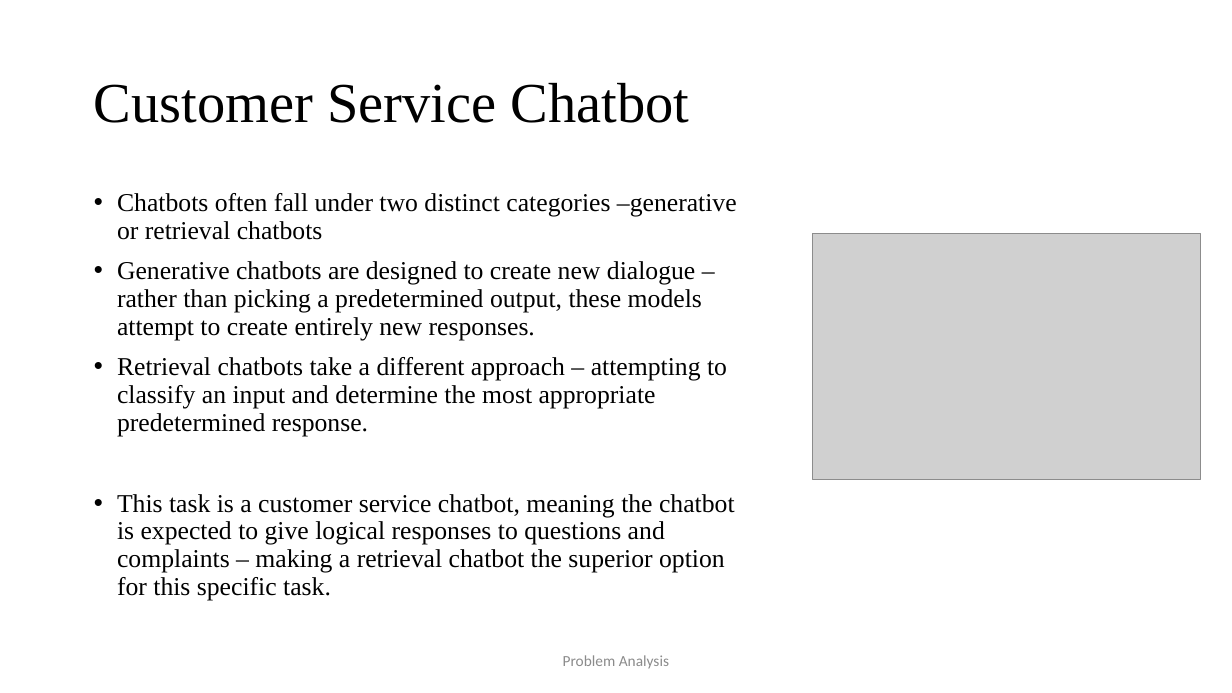
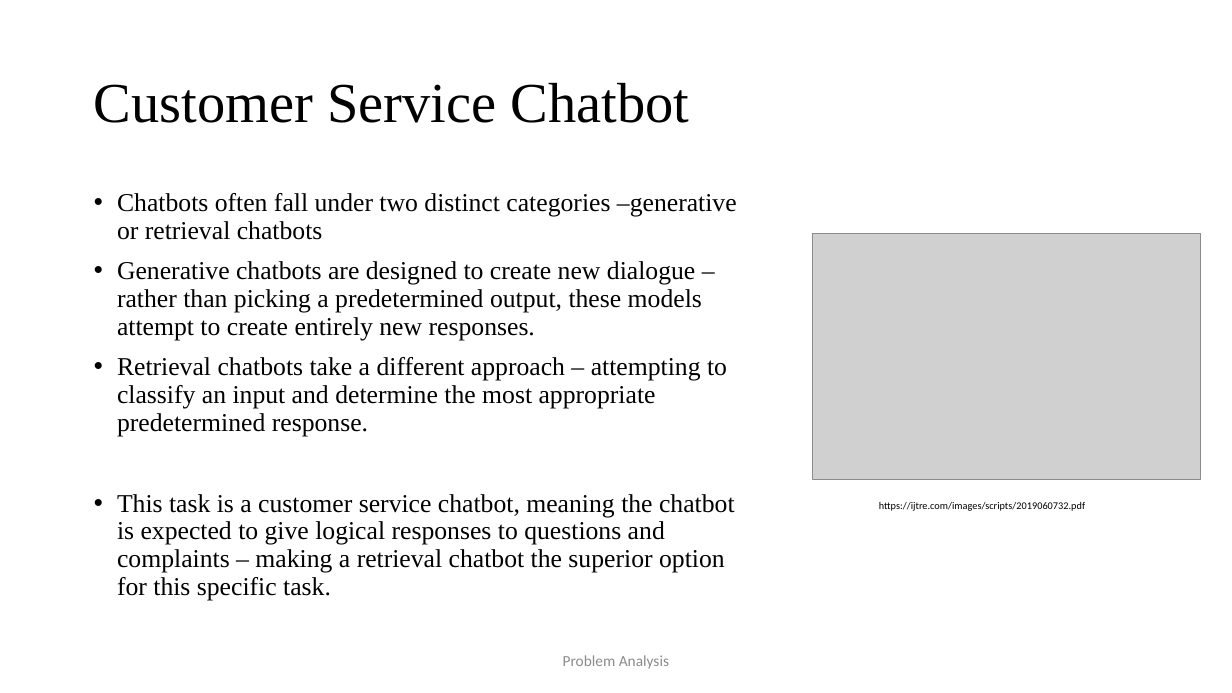
Before and after one commit to JaVonox/AIChatbot, a slide deck: slide 3 of Documentation/100505349.pptx. Drawn at 1232x693 pixels with LibreOffice and Linux fonts; fonts in the diff are those of the drawing; grey boxes stand for pictures. Boxes give left, top, right and bottom in pixels: in the first picture for what was removed or moved away, otherwise in the second. Text is boxed around its words. In the diff, an @@ line names an element or a change of style, - is before the commit and + after.

Commit message:
Added to script and powerpoint with other methods of similarity

```diff
--- a/Documentation/100505349.pptx
+++ b/Documentation/100505349.pptx
@@ text added at [879, 502, 1085, 511], 8 pt, text #000000 @@
+https://ijtre.com/images/scripts/2019060732.pdf
```
Also in this commit, not shown: 1 other slide changed, 2 slides added, 2 other files.
